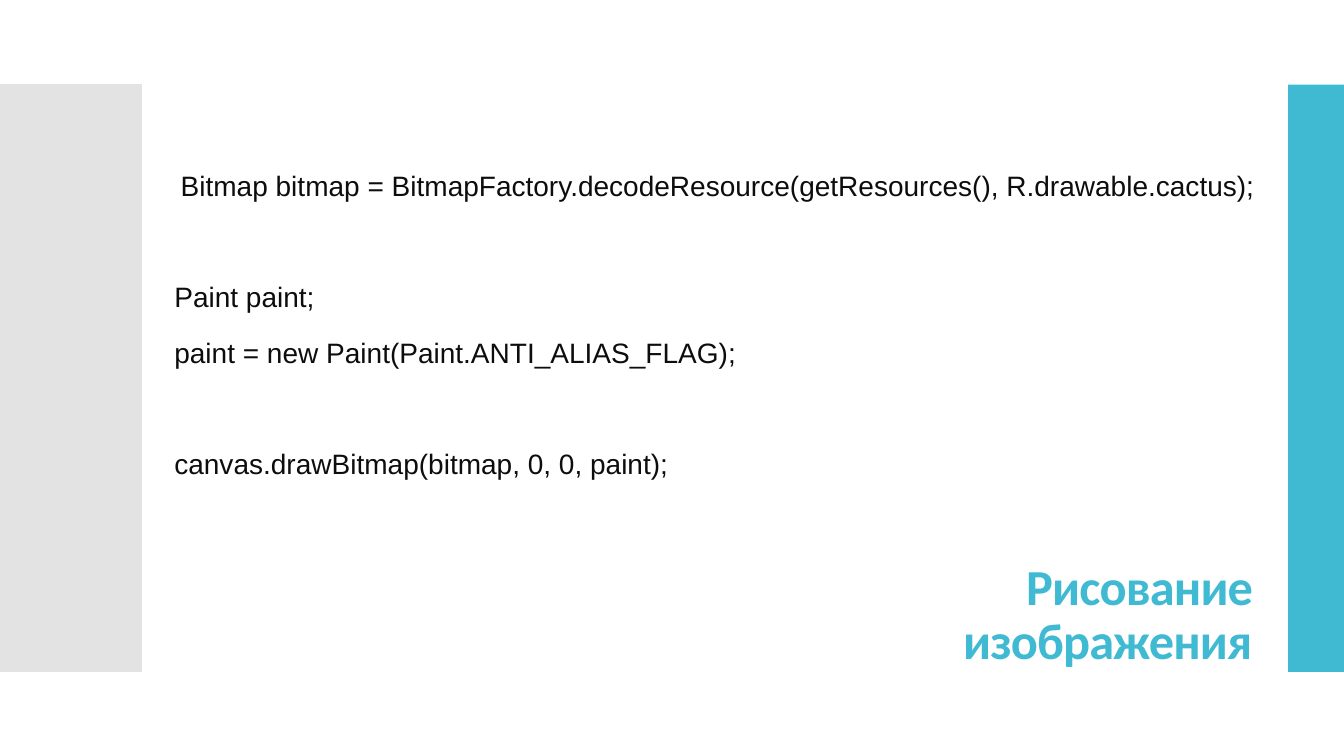
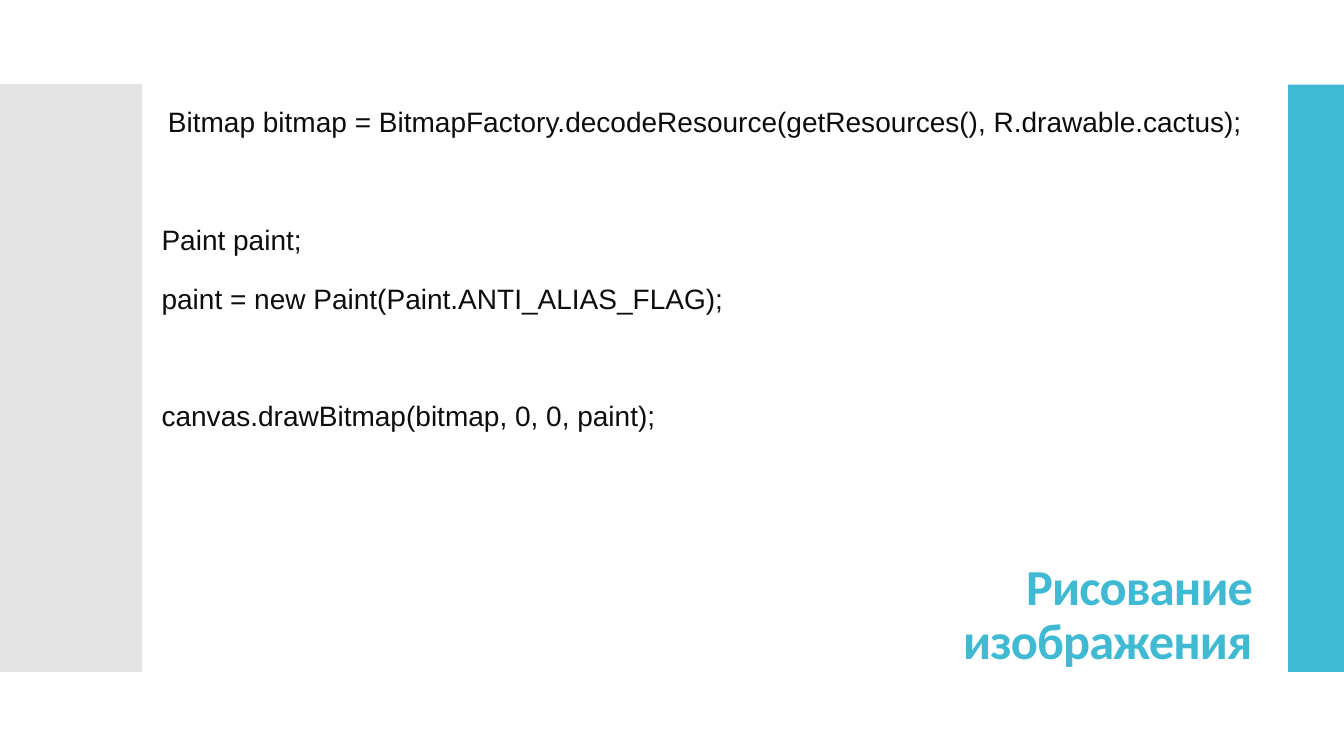
Before and after one commit to IriEfremova/LessonsCube, a slide deck: slide 9 of Android/Lesson8/Canvas.pptx (slide 8 before the commit). Drawn at 1344x756 pixels with LibreOffice and Linux fonts; fonts in the diff are those of the drawing. Boxes give left, top, right and bottom in pixels: in the first picture for what was removed or moved away, otherwise in the second. Text is boxed around its words. In the diff, an @@ line names an element or a change of style, - is before the commit and + after.

```diff
--- a/Android/Lesson8/Canvas.pptx
+++ b/Android/Lesson8/Canvas.pptx
@@ text "Bitmap bitmap = BitmapFactory.decodeResource(getResources(), ...": place and size @@
-text "Bitmap bitmap = BitmapFactory.decodeResource(getResources(), ..." at bbox=[174, 175, 1254, 479]
+text "Bitmap bitmap = BitmapFactory.decodeResource(getResources(), ..." at bbox=[162, 111, 1242, 432]
@@ text "Bitmap bitmap = BitmapFactory.decodeResource(getResources(), ..." at bbox=[162, 111, 1242, 432]: line spacing 1.4 to 1.5 @@
```
Also in this commit, not shown: 2 other slides changed, 5 slides added.
